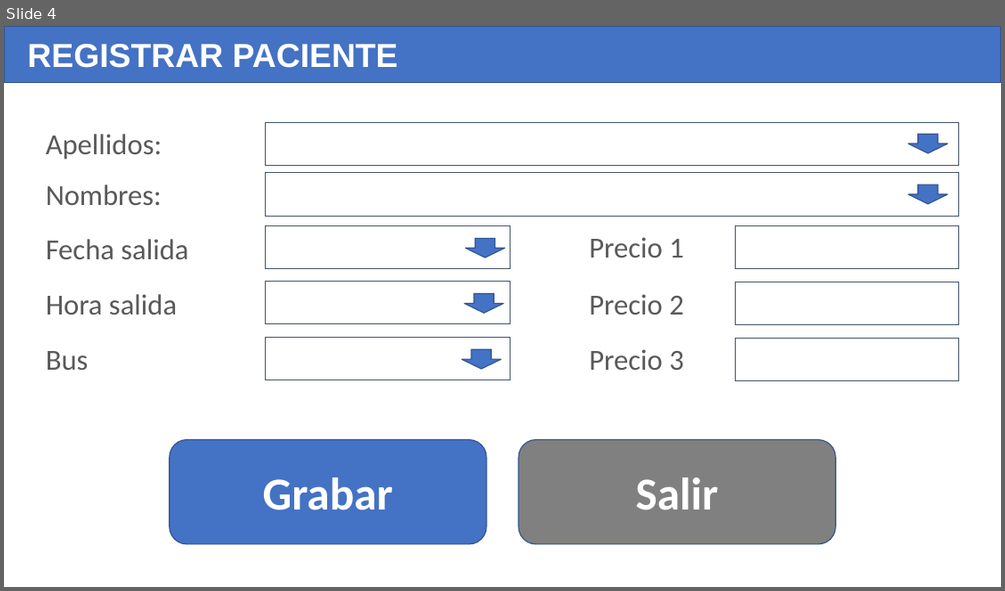
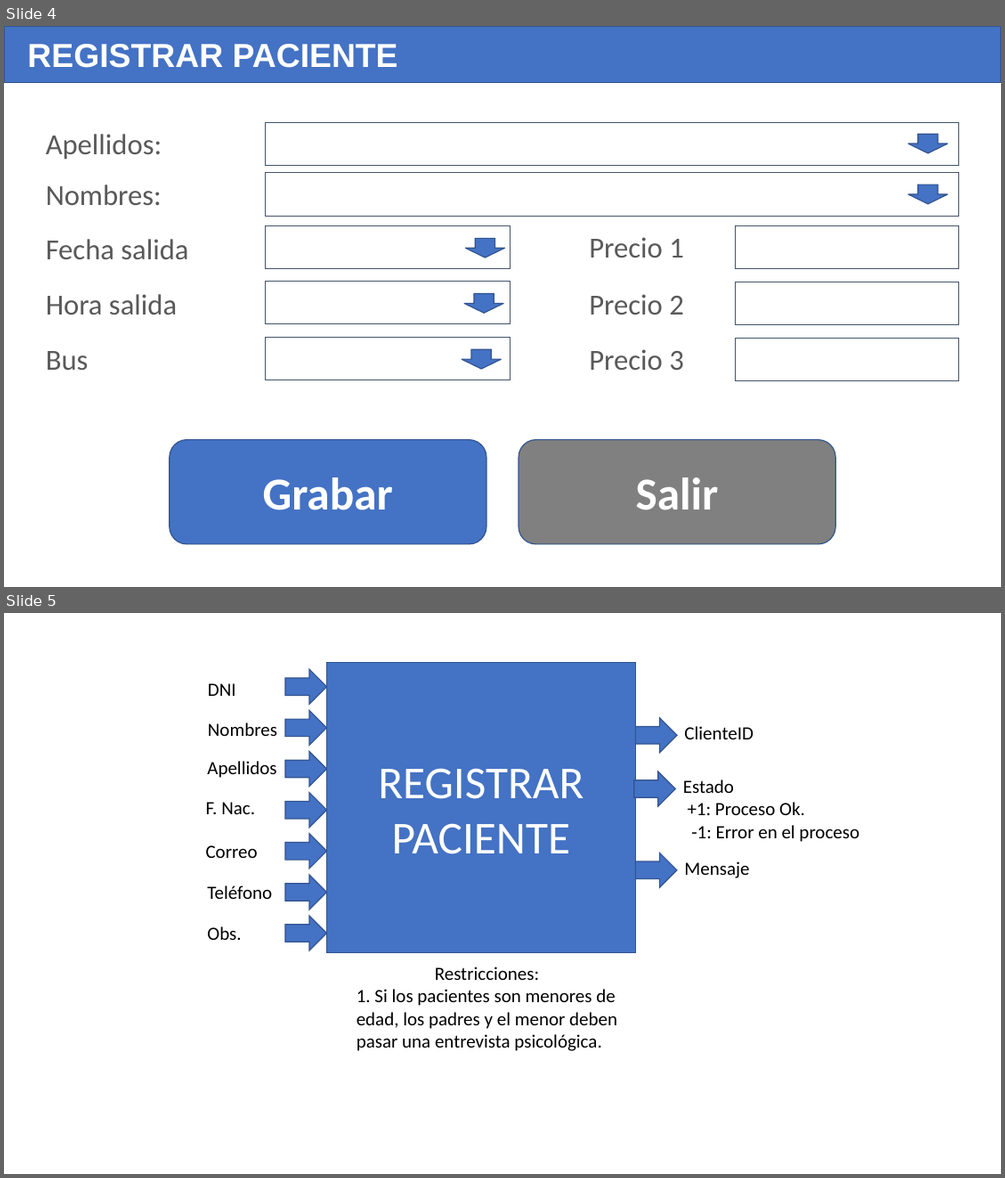
Before and after one commit to gcoronelc/UNI-EPIES-DAS-2025-1, a slide deck: Semana06/Prototipos.pptx. Shown one above the other, each under a label of ours: slide 4 before the commit, slides 4 and 5 after it. The pictures are 1005x591 and 1005x1178 pixels, drawn with LibreOffice and Linux fonts; fonts in the diff are those of the drawing. Boxes give left, top, right and bottom in pixels: in the first picture for what was removed or moved away, otherwise in the second. Text is boxed around its words. In the diff, an @@ line names an element or a change of style, - is before the commit and + after.

```diff
--- a/Semana06/Prototipos.pptx
+++ b/Semana06/Prototipos.pptx
@@ slide 5 added at box(4, 613, 1001, 1174), background #FFFFFF @@
@@ rectangle added at box(327, 662, 636, 952), fill #4472C4, outline #325491 1 pt, 44 pt, text #FFFFFF @@
+REGISTRAR
+PACIENTE
@@ text added at box(208, 683, 236, 696), 18 pt, text #000000 @@
+DNI
@@ right arrow added at box(285, 669, 326, 705), fill #4472C4, outline #325491 1 pt @@
@@ right arrow added at box(285, 710, 326, 746), fill #4472C4, outline #325491 1 pt @@
@@ right arrow added at box(636, 718, 677, 753), fill #4472C4, outline #325491 1 pt @@
@@ text added at box(208, 722, 277, 736), 18 pt, text #000000 @@
+Nombres
@@ text added at box(684, 726, 752, 739), 18 pt, text #000000 @@
+ClienteID
@@ text added at box(207, 761, 276, 778), 18 pt, text #000000 @@
+Apellidos
@@ right arrow added at box(285, 751, 326, 787), fill #4472C4, outline #325491 1 pt @@
@@ right arrow added at box(634, 771, 676, 807), fill #4472C4, outline #325491 1 pt @@
@@ right arrow added at box(285, 793, 326, 827), fill #4472C4, outline #325491 1 pt @@
@@ text added at box(683, 779, 859, 842), 18 pt, text #000000 @@
+Estado
++1: Proceso Ok.
+-1: Error en el proceso
@@ text added at box(206, 802, 255, 814), 18 pt, text #000000 @@
+F. Nac.
@@ text added at box(206, 845, 258, 858), 18 pt, text #000000 @@
+Correo
@@ right arrow added at box(285, 834, 326, 868), fill #4472C4, outline #325491 1 pt @@
@@ right arrow added at box(285, 875, 326, 910), fill #4472C4, outline #325491 1 pt @@
@@ right arrow added at box(636, 853, 677, 888), fill #4472C4, outline #325491 1 pt @@
@@ text added at box(684, 861, 749, 878), 18 pt, text #000000 @@
+Mensaje
@@ text added at box(207, 885, 272, 899), 18 pt, text #000000 @@
+Teléfono
@@ text added at box(207, 926, 241, 940), 18 pt, text #000000 @@
+Obs.
@@ right arrow added at box(285, 916, 326, 951), fill #4472C4, outline #325491 1 pt @@
@@ text added at box(356, 966, 617, 1051), 18 pt, text #000000 @@
+Restricciones:
+1. Si los pacientes son menores de edad, los padres y el menor deben pasar una entrevista psicológica.
```
Also in this commit, not shown: 4 other files.
